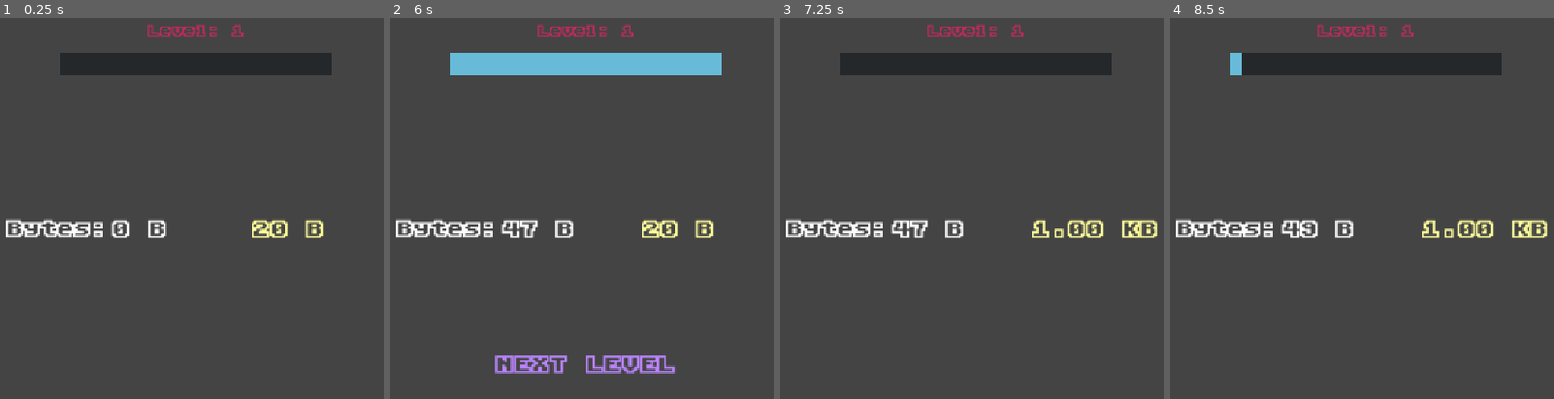
Above: before the commit, frames 1-4 (left to right).
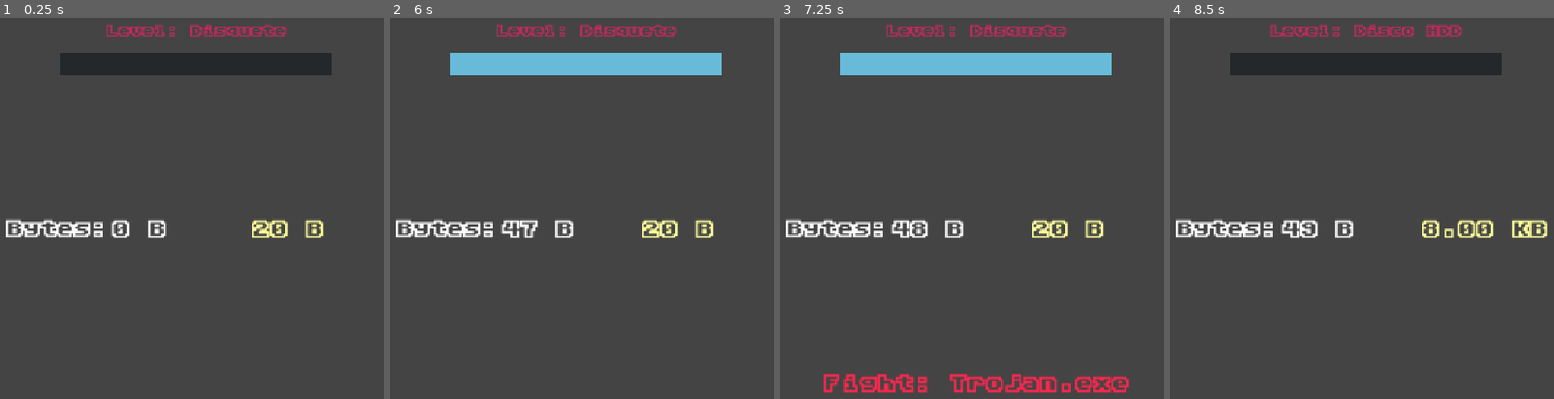
Above: after the commit, the same moments.

Repository: yiuriel/click.exe
Game: Godot game, scene res://scenes/game/game.tscn
The game is run twice, just before and just after one commit, with the same random seed, the same clock (stepped at 60 frames per second) and the same inputs. The project has no main scene, so this scene is started directly.
Inputs (mouse positions are in pixels of both pictures, inside the frame that each line leads up to):
- Up to frame 1 (0.25 s): no input
- Up to frame 2 (6 s): tap Enter at 0.5, 2, 3.5 s; move the mouse to (754, 212) at 0.52 s; click (754, 212) at 0.67 s; tap Space at 1.25, 2.75, 4.25 s; move the mouse to (432, 254) at 1.27 s; click (432, 254) at 1.42 s; move the mouse to (662, 136) at 2.02 s; click (662, 136) at 2.17 s; move the mouse to (547, 318) at 2.77 s; click (547, 318) at 2.92 s; move the mouse to (outside the picture) at 3.52 s; click (outside the picture) at 3.67 s; move the mouse to (outside the picture) at 4.27 s; click (outside the picture) at 4.42 s; move the mouse to (624, 231) at 5.02 s; click (624, 231) at 5.17 s; click "Virus Alert" at 5.75 s
- Up to frame 3 (7.25 s): click (975, 368) at 6.5 s, where only the run before the commit has a clickable "NEXT LEVEL"
- Up to frame 4 (8.5 s): click (1365, 387) at 7.25 s, where only the run after the commit has a clickable "Fight: Trojan.exe"; move the mouse to (1250, 124) at 8.02 s; click (1250, 124) at 8.17 s

The runs differ from the first frame. In frame 1, 0.9% of the frame differs, in the area x 27-75%, y 1-6%; in frame 2, 2.3%; in frame 3, 8.3%, in the area x 11-99%, y 1-99%; in frame 4, 1.3%.
Error after the commit: Invalid operands 'String' and 'Dictionary' in operator '+'. (res://scenes/game/game.gd:33)

Commit message:
add level data and fix next level button

Diff:
--- a/globals/G_LevelData.gd
+++ b/globals/G_LevelData.gd
@@ -2,7 +2,7 @@
 
 signal level_change(new_level: int)
 
-var level = 0:
+var level = 1:
 	set(new_level):
 		level = new_level
 		# Emitimos la señal pasando el nuevo valor
@@ -12,8 +12,7 @@
 	level += 1
 
 var goal_per_level = {
-	0: 20,
-	1: 1024,
+	1: 20,
 	2: 8192,
 	3: 65536,
 	4: 524288,
@@ -25,12 +24,58 @@
 	10: 137438953472,
 }
 
+var level_data_per_level = {
+	1: {
+		"sector": "Disquete",
+		"boss": "Trojan.exe"
+	},
+	2: {
+		"sector": "Disco HDD",
+		"boss": "Adware.dll"
+	},
+	3: {
+		"sector": "Memoria RAM",
+		"boss": "Keylogger.sys"
+	},
+	4: {
+		"sector": "Caché L3",
+		"boss": "Ransomware.zip"
+	},
+	5: {
+		"sector": "Disco SSD",
+		"boss": "CryptoMiner.hash"
+	},
+	6: {
+		"sector": "Tarjeta GPU",
+		"boss": "Glitcher.vbs"
+	},
+	7: {
+		"sector": "Fibra Óptica",
+		"boss": "DDoS_Bot.net"
+	},
+	8: {
+		"sector": "Servidor Cloud",
+		"boss": "Rootkit.kernel"
+	},
+	9: {
+		"sector": "Red Cuántica",
+		"boss": "ZeroDay.exploit"
+	},
+	10: {
+		"sector": "Kernel Global",
+		"boss": "KERNEL PANIC"
+	}
+}
+
 func get_previous_level_goal() -> int:
 	if level == 0:
 		return 0
 
 	return goal_per_level[level - 1]
 
+func get_level_data_per_level() -> Variant:
+	return level_data_per_level[level]
+
 func get_goal_per_level() -> int:
 	return goal_per_level[level]
 
--- a/scenes/game/game.gd
+++ b/scenes/game/game.gd
@@ -30,6 +30,7 @@
 func _on_power_up_pressed(power_up: Variant):
 	GlobalData.bytes = PowerUps.handle_power_up(power_up, GlobalData.bytes)
 	if LevelData.is_current_level_finished():
+		$CanvasLayer/NextLevel.text = "Fight: " + LevelData.get_level_data_per_level()
 		$CanvasLayer/NextLevel.visible = true
 
 func _on_level_change(_level: int) -> void:
@@ -48,4 +49,5 @@
 		GlobalData.bytes += 1
 
 	if LevelData.is_current_level_finished():
+		$CanvasLayer/NextLevel.text = "Fight: " + LevelData.get_level_data_per_level().get('boss')
 		$CanvasLayer/NextLevel.visible = true
--- a/scenes/game/game.tscn
+++ b/scenes/game/game.tscn
@@ -6,6 +6,13 @@
 [ext_resource type="Script" uid="uid://bhebbn7w4qdag" path="res://scenes/game/level.gd" id="4_5i0tg"]
 [ext_resource type="Script" uid="uid://6ffgk5o064lw" path="res://scenes/game/next_level.gd" id="5_lfrn8"]
 [ext_resource type="Script" uid="uid://cuiq2ujcvj61i" path="res://scenes/game/level_progress.gd" id="6_5i0tg"]
+
+[sub_resource type="StyleBoxFlat" id="StyleBoxEmpty"]
+content_margin_left = 0.0
+content_margin_top = 0.0
+content_margin_right = 0.0
+content_margin_bottom = 0.0
+bg_color = Color(0, 0, 0, 0)
 
 [sub_resource type="StyleBoxFlat" id="StyleBoxFlat_5i0tg"]
 bg_color = Color(0.14509805, 0.15686275, 0.16862746, 1)
@@ -81,40 +88,29 @@
 vertical_alignment = 1
 script = ExtResource("4_5i0tg")
 
-[node name="NextLevel" type="TextureButton" parent="CanvasLayer" unique_id=169989108]
-anchors_preset = -1
-anchor_left = 0.5
-anchor_top = 0.81000006
-anchor_right = 0.5
-anchor_bottom = 0.81000006
-offset_left = -125.0
-offset_top = -24.880066
-offset_right = 124.99939
-offset_bottom = 25.119934
-grow_horizontal = 2
-grow_vertical = 0
-focus_mode = 0
-script = ExtResource("5_lfrn8")
-
-[node name="Label" type="Label" parent="CanvasLayer/NextLevel" unique_id=907169305]
-layout_mode = 1
+[node name="NextLevel" type="Button" parent="CanvasLayer" unique_id=169989108]
 anchors_preset = 8
 anchor_left = 0.5
 anchor_top = 0.5
 anchor_right = 0.5
 anchor_bottom = 0.5
-offset_left = -45.0
-offset_top = -11.5
-offset_right = 45.0
-offset_bottom = 11.5
+offset_left = -120.0
+offset_top = 199.0
+offset_right = 120.0
+offset_bottom = 259.0
 grow_horizontal = 2
 grow_vertical = 2
-theme_override_colors/font_color = Color(0.73333335, 0.52156866, 1, 1)
+focus_mode = 0
+theme_override_colors/font_color = Color(0.70980394, 0.15686275, 0.32941177, 1)
+theme_override_colors/font_hover_color = Color(1, 0.14901961, 0.3019608, 1)
 theme_override_fonts/font = ExtResource("2_0sr1o")
 theme_override_font_sizes/font_size = 30
+theme_override_styles/normal = SubResource("StyleBoxEmpty")
+theme_override_styles/pressed = SubResource("StyleBoxEmpty")
+theme_override_styles/hover = SubResource("StyleBoxEmpty")
+theme_override_styles/disabled = SubResource("StyleBoxEmpty")
 text = "NEXT LEVEL"
-horizontal_alignment = 1
-vertical_alignment = 1
+script = ExtResource("5_lfrn8")
 
 [node name="LevelProgress" type="ProgressBar" parent="CanvasLayer" unique_id=1610620139]
 anchors_preset = -1
--- a/scenes/game/level.gd
+++ b/scenes/game/level.gd
@@ -4,7 +4,9 @@
 # Called when the node enters the scene tree for the first time.
 func _ready() -> void:
 	LevelData.connect("level_change", _on_level_change)
+	_on_level_change(LevelData.level)
 
 
 func _on_level_change(level: int) -> void:
-	text = "Level: " + str(level)
+	var level_data = LevelData.level_data_per_level[level]
+	text = "Level: " + level_data.get('sector')
--- a/scenes/game/next_level.gd
+++ b/scenes/game/next_level.gd
@@ -1,4 +1,4 @@
-extends TextureButton
+extends Button
 
 func _pressed() -> void:
 	LevelData.level_up()
